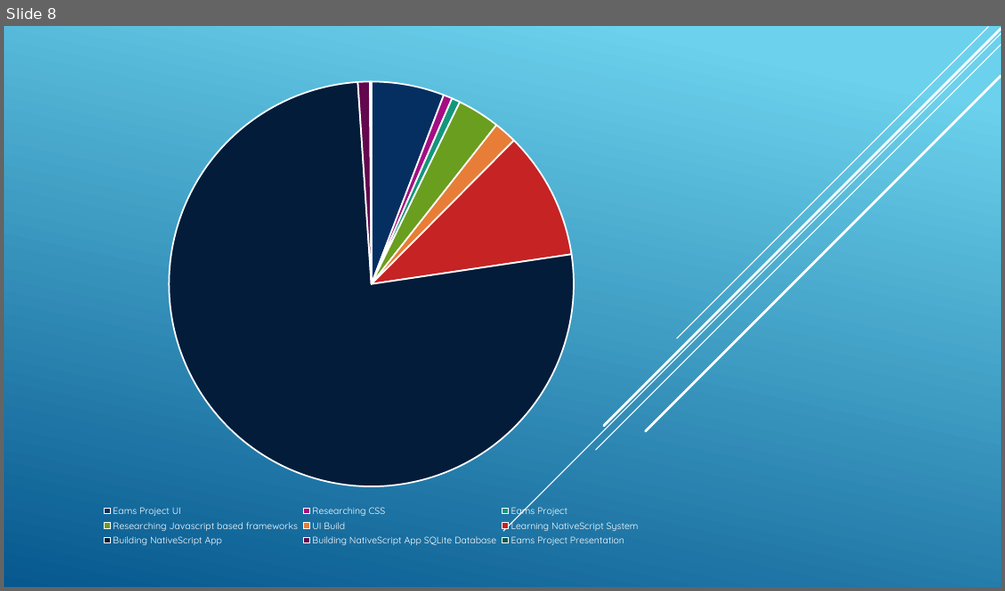
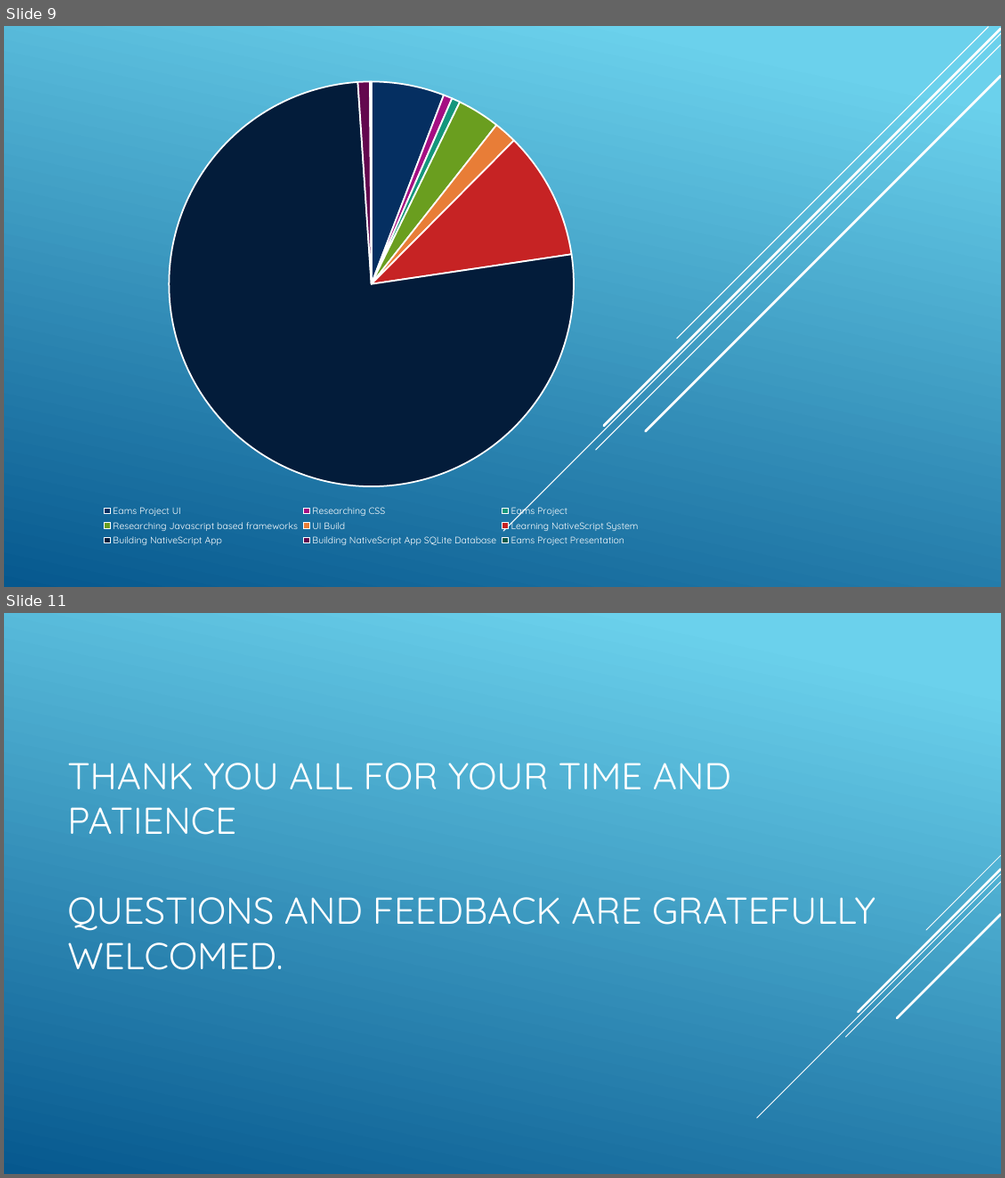
Before and after one commit to rakoc001/EAMS-Prototype-Asset-Survey-App, a slide deck: PrototypeAssetSurveyAppDrawer/_Demo Presentation Materials/Eams Presentation Outline.pptx. Shown one above the other, each under a label of ours: slide 8 before the commit, slides 9 and 11 after it; the slides between them are not shown. The pictures are 1005x591 and 1005x1178 pixels, drawn with LibreOffice and Linux fonts; fonts in the diff are those of the drawing. Boxes give left, top, right and bottom in pixels: in the first picture for what was removed or moved away, otherwise in the second. Text is boxed around its words. In the diff, an @@ line names an element or a change of style, - is before the commit and + after.

```diff
--- a/PrototypeAssetSurveyAppDrawer/_Demo Presentation Materials/Eams Presentation Outline.pptx
+++ b/PrototypeAssetSurveyAppDrawer/_Demo Presentation Materials/Eams Presentation Outline.pptx
@@ slide 11 added at box(4, 613, 1001, 1174), background gradient #6ED2EB to #06588E @@
@@ title added at box(67, 763, 875, 970), 36 pt, text #FFFFFF @@
+THANK YOU ALL FOR YOUR TIME AND PATIENCE
+QUESTIONS AND FEEDBACK ARE GRATEFULLY WELCOMED.
@@ group added at box(757, 855, 1001, 1118): 5 lines @@
@@ what was slide 8 is now slide 9 @@
```
Also in this commit, not shown: 4 slides changed, 1 slide removed.
